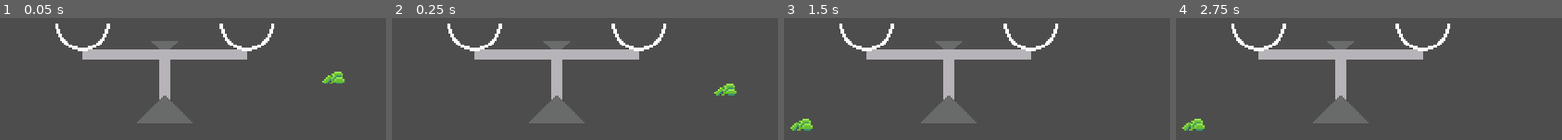
Above: before the commit, frames 1-4 (left to right).
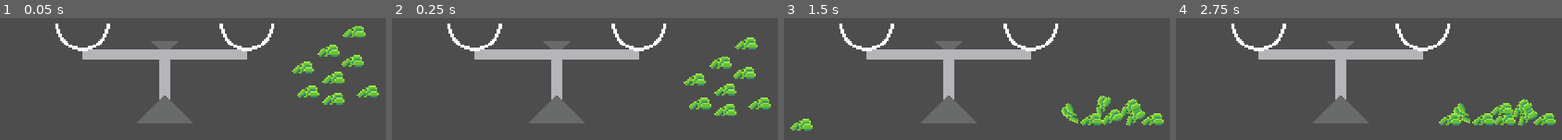
Above: after the commit, the same moments.

Repository: Cryatonic/alchem-incremental
Game: Godot game, scene res://scenes/minigames/measure_ingredients/meas_ingred_game.tscn
The game is run twice, just before and just after one commit, with the same random seed, the same clock (stepped at 60 frames per second) and the same inputs. The project has no main scene, so this scene is started directly.
Inputs (mouse positions are in pixels of both pictures, inside the frame that each line leads up to):
- Up to frame 1 (0.05 s): no input
- Up to frame 2 (0.25 s): no input
- Up to frame 3 (1.5 s): move the mouse to (1115, 120) at 0.52 s; press the mouse at (1115, 120) at 0.53 s; move the mouse to (799, 116) at 1.27 s; release the mouse at (799, 116) at 1.28 s; click (799, 116) at 1.35 s
- Up to frame 4 (2.75 s): tap Enter at 2 s; move the mouse to (outside the picture) at 2.02 s; press the mouse at (outside the picture) at 2.03 s

The runs differ from the first frame. In frame 1, 2.7% of the frame differs, in the area x 75-99%, y 6-72%; in frame 2, 2.7%; in frame 3, 2.7%; in frame 4, 3.4%, in the area x 1-99%, y 66-93%.

Commit message:
Measure Game Overhaul

Diff:
--- a/project.godot
+++ b/project.godot
@@ -36,6 +36,11 @@
 "events": [Object(InputEventKey,"resource_local_to_scene":false,"resource_name":"","device":-1,"window_id":0,"alt_press …(192 unchanged characters)…
 ]
 }
+debug_info={
+"deadzone": 0.5,
+"events": [Object(InputEventKey,"resource_local_to_scene":false,"resource_name":"","device":-1,"window_id":0,"alt_pressed":false,"shift_pressed":false,"ctrl_pressed":false,"meta_pressed":false,"pressed":false,"keycode":0,"physical_keycode":46,"key_label":0,"unicode":46,"location":0,"echo":false,"script":null)
+]
+}
 
 [physics]
 
--- a/scenes/minigames/follow_the_pattern/sequence_game.tscn
+++ b/scenes/minigames/follow_the_pattern/sequence_game.tscn
@@ -20,6 +20,19 @@
 [node name="Timer" type="Timer" parent="."]
 one_shot = true
 
+[node name="GameTimer" type="Timer" parent="."]
+one_shot = true
+autostart = true
+
+[node name="ProgressBar" type="ProgressBar" parent="."]
+offset_left = -216.0
+offset_top = -121.0
+offset_right = 216.0
+offset_bottom = -94.0
+max_value = 120.0
+value = 120.0
+show_percentage = false
+
 [connection signal="check_order" from="." to="." method="_on_check_order"]
 [connection signal="make_tile" from="." to="." method="_on_make_tile"]
 [connection signal="timeout" from="Timer" to="." method="_on_timer_timeout"]
--- a/scenes/minigames/measure_ingredients/ingredient.tscn
+++ b/scenes/minigames/measure_ingredients/ingredient.tscn
@@ -8,7 +8,12 @@
 height = 12.0
 
 [node name="Ingredient" type="RigidBody2D"]
+collision_layer = 2
+collision_mask = 3
 input_pickable = true
+can_sleep = false
+contact_monitor = true
+max_contacts_reported = 10
 script = ExtResource("1_4j80l")
 
 [node name="Sprite2D" type="Sprite2D" parent="."]
--- a/scenes/minigames/measure_ingredients/meas_ingred_game.tscn
+++ b/scenes/minigames/measure_ingredients/meas_ingred_game.tscn
@@ -1,11 +1,36 @@
-[gd_scene load_steps=3 format=3 uid="uid://bvh5iw5urcwrv"]
+[gd_scene load_steps=4 format=3 uid="uid://bvh5iw5urcwrv"]
 
 [ext_resource type="PackedScene" uid="uid://ckklo13pgv070" path="res://scenes/minigames/measure_ingredients/scale.tscn" id="1_0jcg3"]
+[ext_resource type="Script" path="res://scripts/minigames/measure_ingredients/meas_ingred_game.gd" id="1_kdiws"]
 [ext_resource type="PackedScene" uid="uid://cw5gbchc2403s" path="res://scenes/minigames/measure_ingredients/ingredient.tscn" id="2_vk7ld"]
 
 [node name="MeasIngredGame" type="Node2D"]
+script = ExtResource("1_kdiws")
 
 [node name="Scale" parent="." instance=ExtResource("1_0jcg3")]
 
-[node name="Ingredient" parent="." instance=ExtResource("2_vk7ld")]
+[node name="IngredientContainer" type="Node2D" parent="."]
+
+[node name="Ingredient" parent="IngredientContainer" instance=ExtResource("2_vk7ld")]
 position = Vector2(98, -15)
+
+[node name="Ingredient2" parent="IngredientContainer" instance=ExtResource("2_vk7ld")]
+position = Vector2(95, -31)
+
+[node name="Ingredient3" parent="IngredientContainer" instance=ExtResource("2_vk7ld")]
+position = Vector2(109, -25)
+
+[node name="Ingredient4" parent="IngredientContainer" instance=ExtResource("2_vk7ld")]
+position = Vector2(80, -21)
+
+[node name="Ingredient5" parent="IngredientContainer" instance=ExtResource("2_vk7ld")]
+position = Vector2(118, -7)
+
+[node name="Ingredient6" parent="IngredientContainer" instance=ExtResource("2_vk7ld")]
+position = Vector2(83, -7)
+
+[node name="Ingredient7" parent="IngredientContainer" instance=ExtResource("2_vk7ld")]
+position = Vector2(98, -3)
+
+[node name="Ingredient8" parent="IngredientContainer" instance=ExtResource("2_vk7ld")]
+position = Vector2(110, -42)
--- a/scenes/minigames/measure_ingredients/scale.tscn
+++ b/scenes/minigames/measure_ingredients/scale.tscn
@@ -12,11 +12,11 @@
 [sub_resource type="SegmentShape2D" id="SegmentShape2D_rie4u"]
 b = Vector2(20, 0)
 
-[sub_resource type="WorldBoundaryShape2D" id="WorldBoundaryShape2D_72n0d"]
-
 [sub_resource type="CapsuleShape2D" id="CapsuleShape2D_1dtuf"]
 
 [sub_resource type="CapsuleShape2D" id="CapsuleShape2D_she8i"]
+
+[sub_resource type="WorldBoundaryShape2D" id="WorldBoundaryShape2D_72n0d"]
 
 [node name="Scale" type="Node2D"]
 script = ExtResource("1_ykrwg")
@@ -49,48 +49,71 @@
 region_enabled = true
 region_rect = Rect2(32, 0, 32, 96)
 
-[node name="LeftCup" type="Sprite2D" parent="SpriteComponents"]
-position = Vector2(-48, -42)
+[node name="LCupMarker" type="Marker2D" parent="SpriteComponents/ScaleArm"]
+position = Vector2(-2, 48)
+rotation = -1.5708
+
+[node name="RCupMarker" type="Marker2D" parent="SpriteComponents/ScaleArm"]
+position = Vector2(-2, -48)
+rotation = -1.5708
+
+[node name="LeftCupBody" type="AnimatableBody2D" parent="."]
+position = Vector2(-48, -26)
+
+[node name="LS" type="CollisionShape2D" parent="LeftCupBody"]
+position = Vector2(-17, -16)
+shape = SubResource("SegmentShape2D_ljljs")
+
+[node name="RS" type="CollisionShape2D" parent="LeftCupBody"]
+position = Vector2(17, -16)
+shape = SubResource("SegmentShape2D_ucba5")
+
+[node name="BS" type="CollisionShape2D" parent="LeftCupBody"]
+position = Vector2(-10, -2)
+shape = SubResource("SegmentShape2D_rie4u")
+
+[node name="LeftCup" type="Sprite2D" parent="LeftCupBody"]
+position = Vector2(0, -16)
 texture = ExtResource("1_pwjx6")
 region_enabled = true
 region_rect = Rect2(64, 0, 32, 32)
 
-[node name="RightCup" type="Sprite2D" parent="SpriteComponents"]
-position = Vector2(48, -42)
+[node name="LCupDetectArea" type="Area2D" parent="LeftCupBody"]
+position = Vector2(0, -12)
+collision_mask = 2
+
+[node name="CollisionShape2D" type="CollisionShape2D" parent="LeftCupBody/LCupDetectArea"]
+rotation = 1.5708
+shape = SubResource("CapsuleShape2D_1dtuf")
+
+[node name="RightCupBody" type="AnimatableBody2D" parent="."]
+position = Vector2(48, -26)
+
+[node name="LS" type="CollisionShape2D" parent="RightCupBody"]
+position = Vector2(-17, -16)
+shape = SubResource("SegmentShape2D_ljljs")
+
+[node name="RS" type="CollisionShape2D" parent="RightCupBody"]
+position = Vector2(17, -16)
+shape = SubResource("SegmentShape2D_ucba5")
+
+[node name="BS" type="CollisionShape2D" parent="RightCupBody"]
+position = Vector2(-10, -2)
+shape = SubResource("SegmentShape2D_rie4u")
+
+[node name="RightCup" type="Sprite2D" parent="RightCupBody"]
+position = Vector2(0, -16)
 texture = ExtResource("1_pwjx6")
 region_enabled = true
 region_rect = Rect2(64, 0, 32, 32)
 
-[node name="CupBodies" type="Node2D" parent="."]
+[node name="RCupDetectArea" type="Area2D" parent="RightCupBody"]
+position = Vector2(0, -12)
+collision_mask = 2
 
-[node name="LeftCupBody" type="AnimatableBody2D" parent="CupBodies"]
-
-[node name="LS" type="CollisionShape2D" parent="CupBodies/LeftCupBody"]
-position = Vector2(-65, -42)
-shape = SubResource("SegmentShape2D_ljljs")
-
-[node name="RS" type="CollisionShape2D" parent="CupBodies/LeftCupBody"]
-position = Vector2(-31, -42)
-shape = SubResource("SegmentShape2D_ucba5")
-
-[node name="BS" type="CollisionShape2D" parent="CupBodies/LeftCupBody"]
-position = Vector2(-58, -27)
-shape = SubResource("SegmentShape2D_rie4u")
-
-[node name="RightCupBody" type="AnimatableBody2D" parent="CupBodies"]
-position = Vector2(96, 0)
-
-[node name="LS" type="CollisionShape2D" parent="CupBodies/RightCupBody"]
-position = Vector2(-65, -42)
-shape = SubResource("SegmentShape2D_ljljs")
-
-[node name="RS" type="CollisionShape2D" parent="CupBodies/RightCupBody"]
-position = Vector2(-31, -42)
-shape = SubResource("SegmentShape2D_ucba5")
-
-[node name="BS" type="CollisionShape2D" parent="CupBodies/RightCupBody"]
-position = Vector2(-58, -27)
-shape = SubResource("SegmentShape2D_rie4u")
+[node name="CollisionShape2D" type="CollisionShape2D" parent="RightCupBody/RCupDetectArea"]
+rotation = 1.5708
+shape = SubResource("CapsuleShape2D_she8i")
 
 [node name="Camera2D" type="Camera2D" parent="."]
 zoom = Vector2(4, 4)
@@ -100,17 +123,3 @@
 [node name="CollisionShape2D" type="CollisionShape2D" parent="TableTop"]
 position = Vector2(0, 17)
 shape = SubResource("WorldBoundaryShape2D_72n0d")
-
-[node name="LCupDetectArea" type="Area2D" parent="."]
-position = Vector2(-48, -37)
-
-[node name="CollisionShape2D" type="CollisionShape2D" parent="LCupDetectArea"]
-rotation = 1.5708
-shape = SubResource("CapsuleShape2D_1dtuf")
-
-[node name="RCupDetectArea" type="Area2D" parent="."]
-position = Vector2(48, -37)
-
-[node name="CollisionShape2D" type="CollisionShape2D" parent="RCupDetectArea"]
-rotation = 1.5708
-shape = SubResource("CapsuleShape2D_she8i")
--- a/scripts/minigames/follow_the_pattern/sequence_game.gd
+++ b/scripts/minigames/follow_the_pattern/sequence_game.gd
@@ -8,6 +8,10 @@
 
 @onready var timer: Timer = $Timer
 var reset_seq : bool = false
+
+@onready var game_timer: Timer = $GameTimer
+@onready var progress_bar: ProgressBar = $ProgressBar
+var game_max_time : int = 120
 
 var slot_scene = preload("uid://8grqanudisur")
 var tile_scene = preload("uid://b4sxmvjrw2fwc")
@@ -18,7 +22,7 @@
 const ARRAY_LENGTH : int = 12
 var sequence_order : Array[int]
 @export var sequence_length : int = 1
-const MAX_SEQ_LEN : int = ARRAY_LENGTH - 2
+const MAX_SEQ_LEN : int = ARRAY_LENGTH - 4
 var num_rune_symbols : int = 10
 const INPUT_LENGTH : int = 8
 
@@ -66,11 +70,12 @@
 		get_node("RuneTileSpawnContainer").add_child(new_spawn)
 
 	populate_sequence()
+	game_timer.start(game_max_time)
 
 
 # Called every frame. 'delta' is the elapsed time since the previous frame.
 func _process(_delta: float) -> void:
-	pass
+	progress_bar.value = game_timer.time_left
 
 func _input(event: InputEvent) -> void:
 	if event.is_action_pressed("restart"):
@@ -180,6 +185,7 @@
 	difficulty += 2.0
 	reset_seq = true
 	timer.start(1)
+	game_timer.paused = true
 
 func make_another_tile(tile : RuneTileBase) -> void:
 	var tile_inst : RuneTileBase = tile_scene.instantiate()
@@ -200,4 +206,9 @@
 	if reset_seq:
 		populate_sequence(reset_seq)
 		reset_seq = false
+		var game_time = game_timer.time_left + 10.0
+		if game_time > game_max_time:
+			game_time = game_max_time
+		game_timer.paused = false
+		game_timer.start(game_time)
 	clear_board()
--- a/scripts/minigames/measure_ingredients/ingredient.gd
+++ b/scripts/minigames/measure_ingredients/ingredient.gd
@@ -13,6 +13,7 @@
 # Called when the node enters the scene tree for the first time.
 func _ready() -> void:
 	sprite_2d.region_rect.position.x = ingredient_val * sprite_2d.region_rect.size.x
+	mass = randi_range(1,3)
 
 # Called every frame. 'delta' is the elapsed time since the previous frame.
 func _process(delta: float) -> void:
--- /dev/null
+++ b/scripts/minigames/measure_ingredients/meas_ingred_game.gd
@@ -0,0 +1,52 @@
+extends Node2D
+class_name MeasIngredGame
+
+@onready var ingredient_container: Node2D = $IngredientContainer
+@onready var scale_object: Scale = $Scale
+
+var l_cup_bodies : Array
+var r_cup_bodies : Array
+
+# Called when the node enters the scene tree for the first time.
+func _ready() -> void:
+	pass # Replace with function body.
+
+
+# Called every frame. 'delta' is the elapsed time since the previous frame.
+func _process(_delta: float) -> void:
+	l_cup_bodies = scale_object.l_cup_detect_area.get_overlapping_bodies()
+	r_cup_bodies = scale_object.r_cup_detect_area.get_overlapping_bodies()
+
+	if l_cup_bodies.size() > 0:
+		scale_object.l_cup_held_bodies = determine_held_bodies(l_cup_bodies)
+	if r_cup_bodies.size() > 0:
+		scale_object.r_cup_held_bodies = determine_held_bodies(r_cup_bodies)
+
+func _input(event: InputEvent) -> void:
+	if event.is_action_pressed("debug_info"):
+		print(scale_object.r_cup_held_bodies)
+		print(scale_object.l_cup_held_bodies)
+		print("----------------------------")
+
+func determine_held_bodies(ingreds : Array) -> Array[Ingredient]:
+	var touching_cup : bool = false
+	var held_ingreds : Array[Ingredient]
+
+	for ingred : Ingredient in ingreds:
+		var coll_bodies : Array = ingred.get_colliding_bodies()
+		for body in coll_bodies:
+			if body is AnimatableBody2D:
+				touching_cup = true
+				held_ingreds.append(ingred)
+
+	if touching_cup:
+		for ingred : Ingredient in ingreds:
+			var coll_bodies : Array = ingred.get_colliding_bodies()
+			if coll_bodies.size() == 0:
+				continue
+			for body in coll_bodies:
+				if body is not Ingredient:
+					continue
+				if held_ingreds.find(body) == -1:
+					held_ingreds.append(body)
+	return held_ingreds
--- a/scripts/minigames/measure_ingredients/scale.gd
+++ b/scripts/minigames/measure_ingredients/scale.gd
@@ -1,11 +1,21 @@
 extends Node2D
 class_name Scale
 
-@onready var l_cup_detect_area: Area2D = $LCupDetectArea
-@onready var r_cup_detect_area: Area2D = $RCupDetectArea
+@onready var l_cup_detect_area: Area2D = $LeftCupBody/LCupDetectArea
+@onready var r_cup_detect_area: Area2D = $RightCupBody/RCupDetectArea
+@onready var scale_arm: Sprite2D = $SpriteComponents/ScaleArm
+
+@onready var l_cup_marker: Marker2D = $SpriteComponents/ScaleArm/LCupMarker
+@onready var left_cup_body: AnimatableBody2D = $LeftCupBody
+@onready var r_cup_marker: Marker2D = $SpriteComponents/ScaleArm/RCupMarker
+@onready var right_cup_body: AnimatableBody2D = $RightCupBody
 
 var l_cup_weight : int = 0
+var l_cup_held_bodies : Array[Ingredient]
 var r_cup_weight : int = 0
+var r_cup_held_bodies : Array[Ingredient]
+
+var tween : Tween
 
 # Called when the node enters the scene tree for the first time.
 func _ready() -> void:
@@ -14,21 +24,34 @@
 
 # Called every frame. 'delta' is the elapsed time since the previous frame.
 func _process(_delta: float) -> void:
-	check_weights(l_cup_detect_area)
-	check_weights(r_cup_detect_area)
+	l_cup_weight = check_weights(l_cup_held_bodies)
+	r_cup_weight = check_weights(r_cup_held_bodies)
+	tip_scale()
+	left_cup_body.global_position = l_cup_marker.global_position
+	right_cup_body.global_position = r_cup_marker.global_position
 
 func _input(_event: InputEvent) -> void:
 	pass
 
-func check_weights(area : Area2D) -> int:
+func check_weights(cup : Array[Ingredient]) -> int:
 	var held_weight : int = 0
 
-	var bodies : Array = area.get_overlapping_bodies()
-	for body in bodies:
-		if body is Ingredient:
-			held_weight += body.mass
+	for body in cup:
+		held_weight += body.mass
 
 	return held_weight
 
 func tip_scale() -> void:
-	pass
+	var scale_diff : int = r_cup_weight - l_cup_weight
+	if scale_diff > 15:
+		scale_diff = 15
+	var rotation_amt : int = scale_diff * 3 #45 deg / 15 positions
+	reset_tween(true)
+	tween.tween_property(scale_arm, "rotation_degrees", rotation_amt + 90, 0.5)
+	#scale_arm.rotation_degrees = rotation_amt + 90
+
+func reset_tween(make_new : bool = false) -> void:
+	if tween:
+		tween.kill()
+	if make_new:
+		tween = create_tween()
